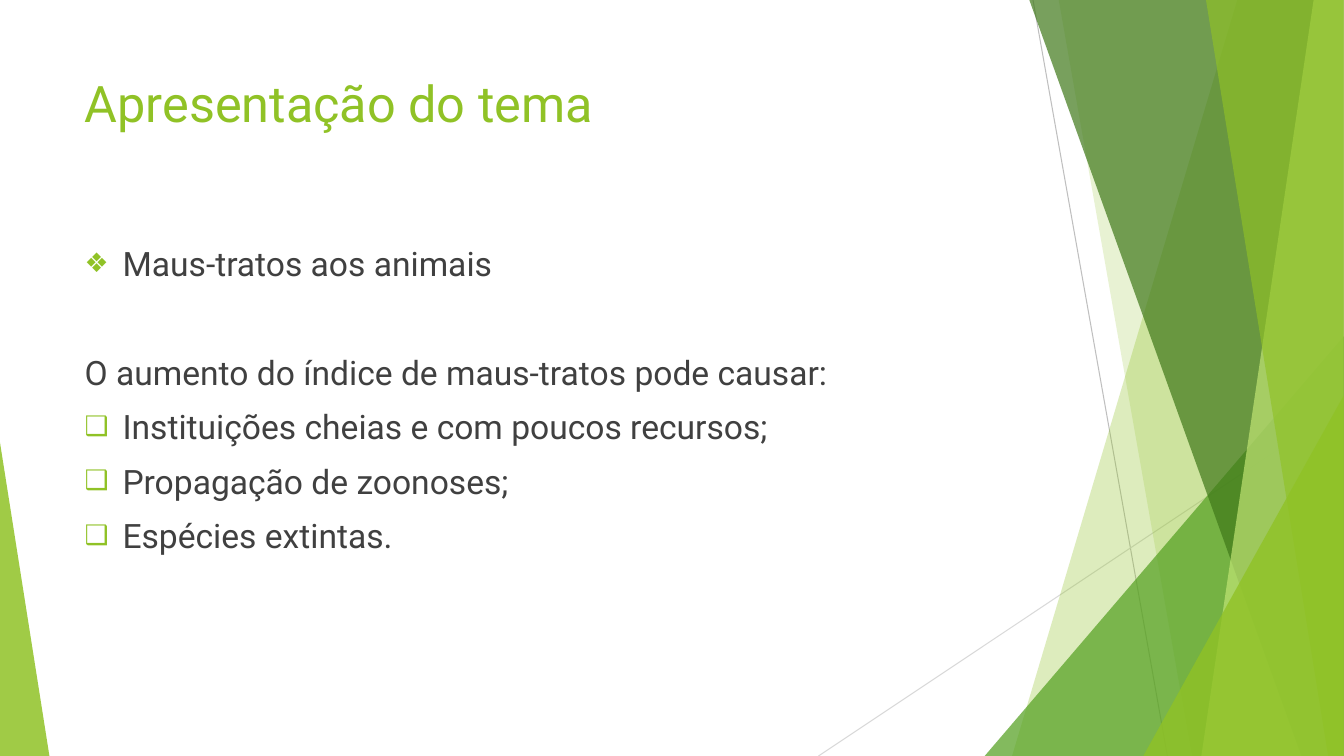
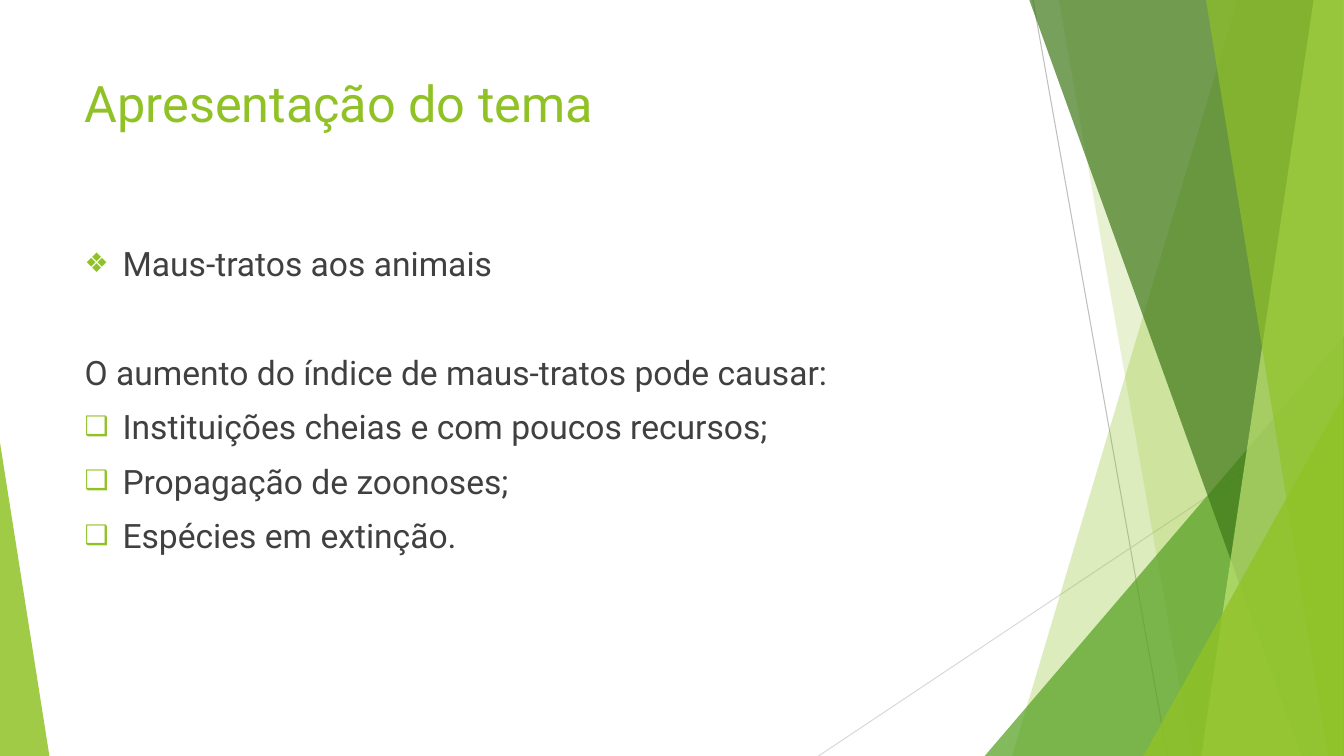
Before and after one commit to matheusrmartins/TCC, a slide deck: slide 2 of Docs/Apresentacao.pptx. Drawn at 1344x756 pixels with LibreOffice and Linux fonts; fonts in the diff are those of the drawing. Boxes give left, top, right and bottom in pixels: in the first picture for what was removed or moved away, otherwise in the second. Text is boxed around its words. In the diff, an @@ line names an element or a change of style, - is before the commit and + after.

```diff
--- a/Docs/Apresentacao.pptx
+++ b/Docs/Apresentacao.pptx
@@ text at box(123, 523, 457, 556): text changed @@
-❑ Espécies extintas.
+❑ Espécies em extinção.
```
Also in this commit, not shown: 1 other slide changed, 2 slides added, 3 other files.
